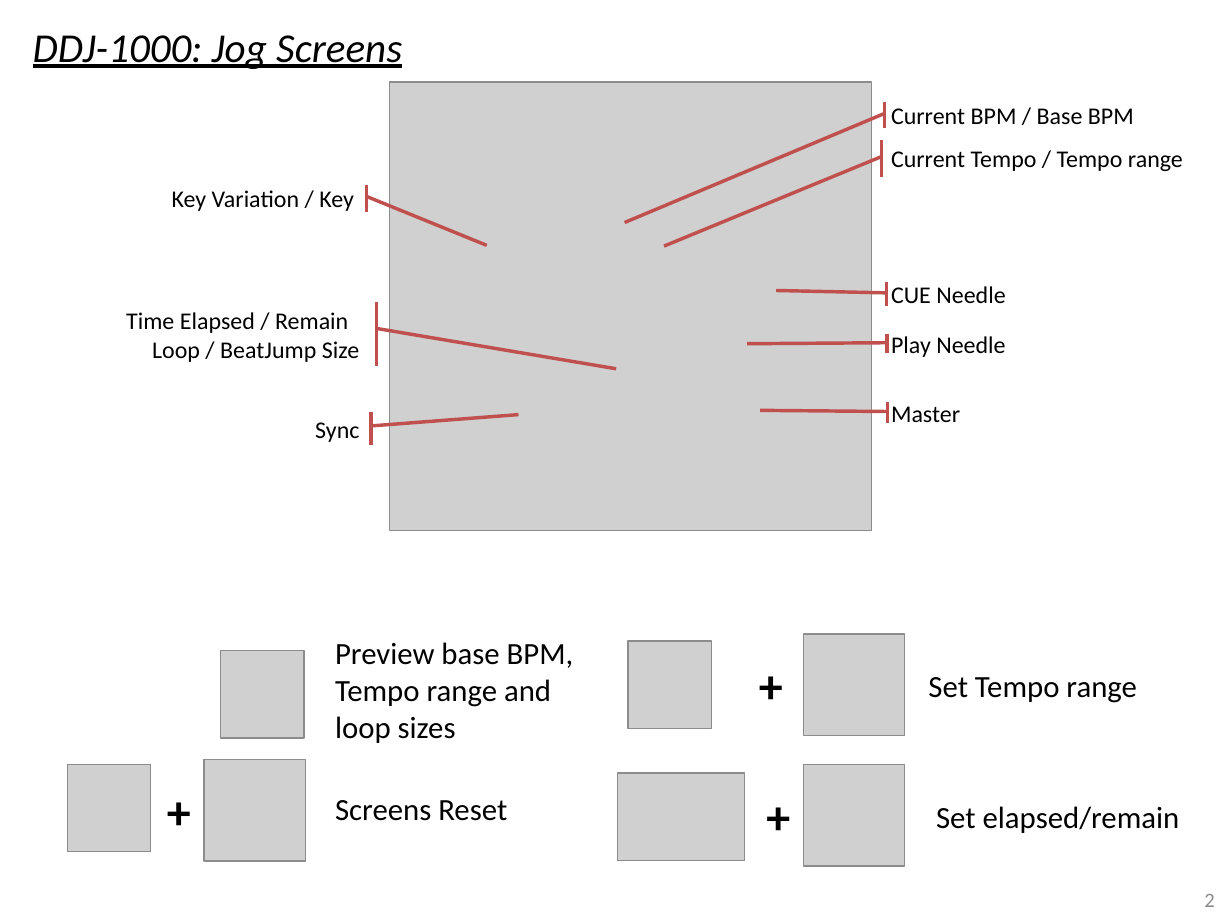
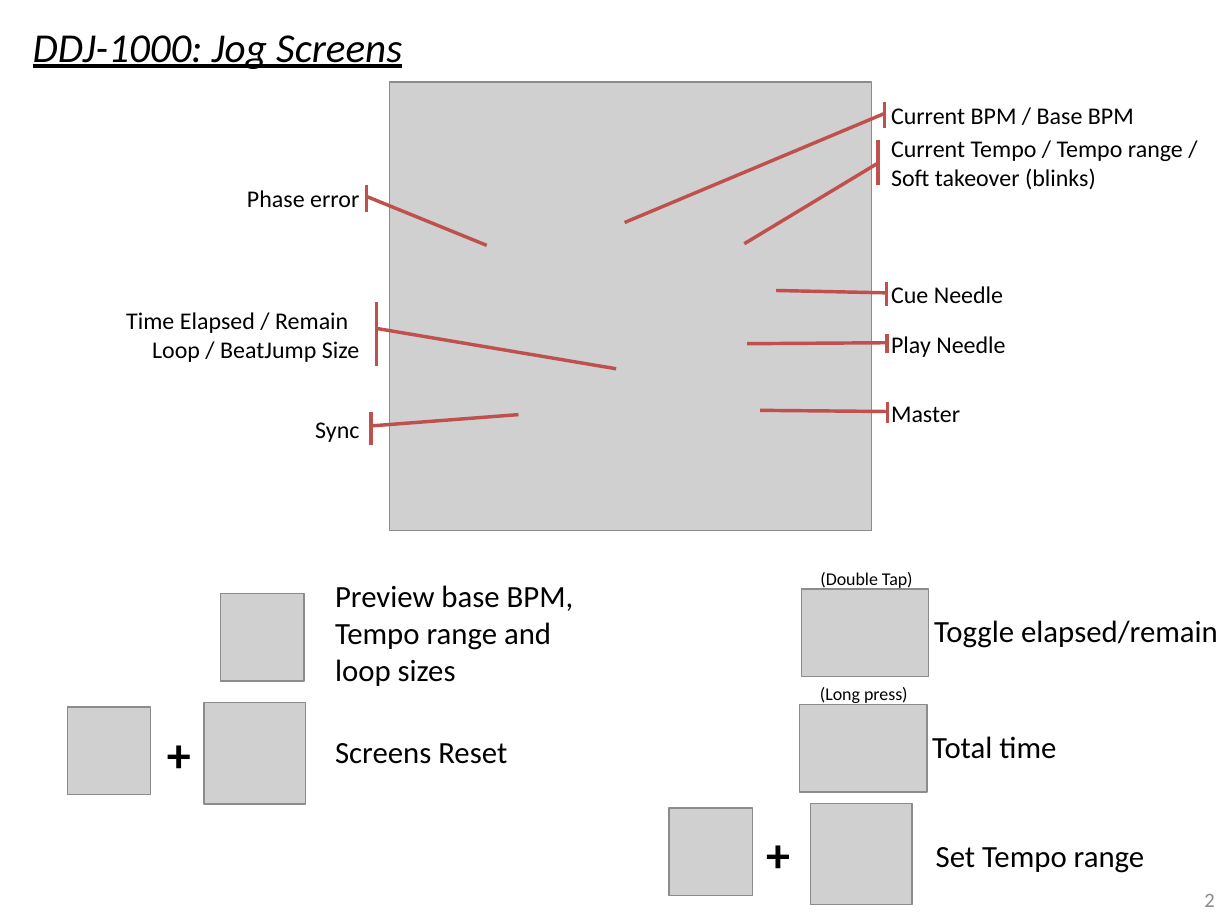
Before and after one commit to pestrela/music, a slide deck: slide 2 of traktor/mapping_ddj_1000/Support files/Source files/DDJ-1000 - Quick overview.pptx. Drawn at 1232x924 pixels with LibreOffice and Linux fonts; fonts in the diff are those of the drawing; grey boxes stand for pictures. Boxes give left, top, right and bottom in pixels: in the first picture for what was removed or moved away, otherwise in the second. Text is boxed around its words. In the diff, an @@ line names an element or a change of style, - is before the commit and + after.

```diff
--- a/traktor/mapping_ddj_1000/Support files/Source files/DDJ-1000 - Quick overview.pptx
+++ b/traktor/mapping_ddj_1000/Support files/Source files/DDJ-1000 - Quick overview.pptx
@@ text in accent callout at (891,141,1183,189): text changed @@
-Current Tempo / Tempo range
+Current Tempo / Tempo range /
+Soft takeover (blinks)
@@ accent callout "Current Tempo / Tempo range ...": place and size @@
-accent callout "Current Tempo / Tempo range ..." at (891,140,1232,177)
+accent callout "Current Tempo / Tempo range ..." at (891,140,1232,186)
@@ accent callout "Current Tempo / Tempo range ..." at (891,140,1232,186): proportions changed @@
@@ text in accent callout at (247,190,359,207): text changed @@
-Key Variation / Key
+Phase error
@@ text in accent callout at (891,286,1003,303): text changed @@
-CUE Needle
+Cue Needle
@@ picture: place and size @@
-picture at (617,772,744,860)
+picture at (802,589,929,676)
@@ text added at (820,572,913,590), 10.5 pt, text #000000 @@
+(Double Tap)
@@ text at (934,620,1218,648): text changed @@
-Set elapsed/remain
+Toggle elapsed/remain
@@ text added at (820,687,908,706), 10.5 pt, text #000000 @@
+(Long press)
@@ 3 texts, 2 pictures: place and size @@
-3 texts, 2 pictures at (68,642,574,851)
+3 texts, 2 pictures at (68,585,574,795)
@@ picture: place and size @@
-picture at (205,760,306,861)
+picture at (205,702,306,803)
@@ picture: place and size @@
-picture at (803,765,904,866)
+picture at (800,705,926,792)
@@ text added at (932,736,1056,759), 18 pt, text #000000 @@
+Total time
@@ picture: place and size @@
-picture at (628,641,712,728)
+picture at (669,808,753,896)
@@ text removed at (754,780,803,850) @@
-+
@@ picture: place and size @@
-picture at (803,634,904,736)
+picture at (811,803,912,904)
@@ text "+": place and size @@
-text "+" at (747,649,796,719)
+text "+" at (754,818,803,888)
@@ text "Set Tempo range": place and size @@
-text "Set Tempo range" at (928,677,1137,703)
+text "Set Tempo range" at (936,847,1145,873)
```
Also in this commit, not shown: 2 other slides changed, 1 slide added, 14 other files.
